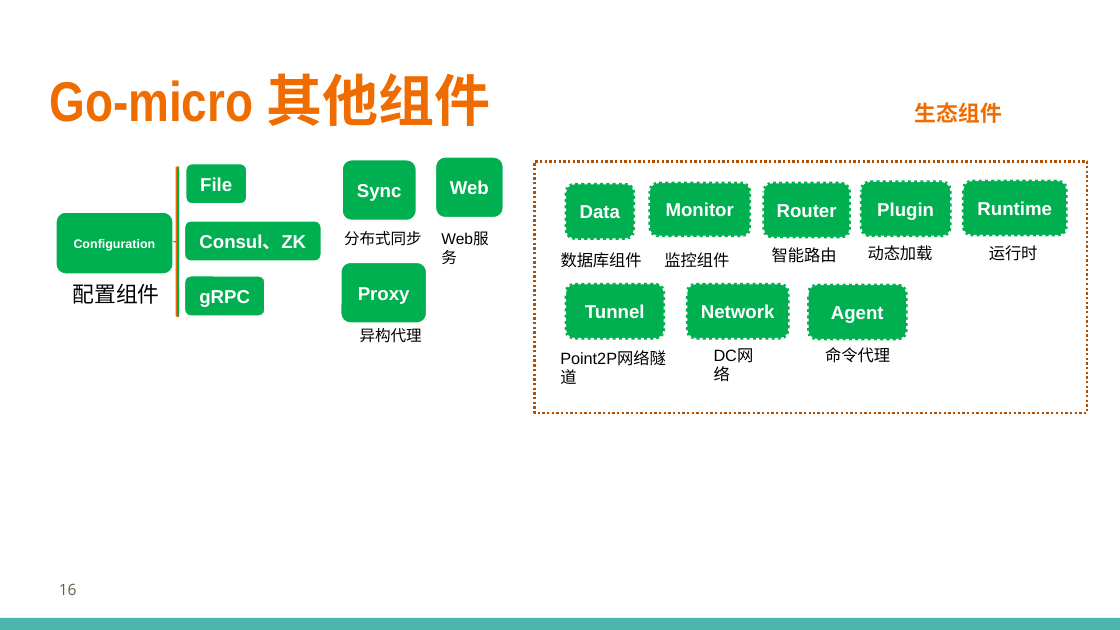
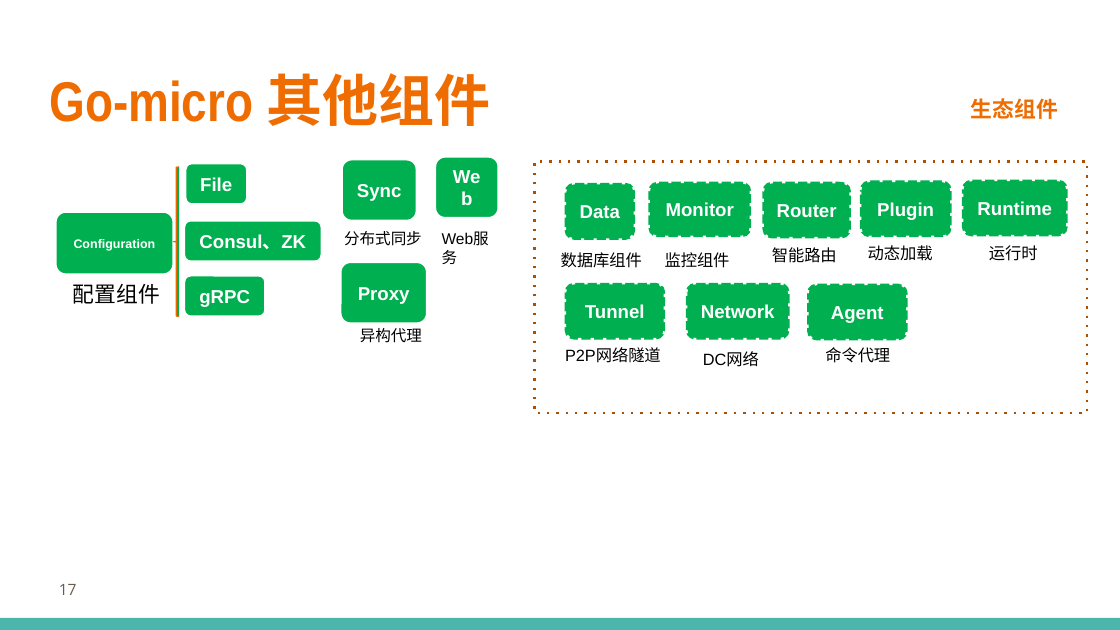
Before and after one commit to printfcoder/stack-rpc-tutorials, a slide deck: slide 17 of others/share/learning-go/【第一期】Go-Micro框架设计.pptx (slide 16 before the commit). Drawn at 1120x630 pixels with LibreOffice and Linux fonts; fonts in the diff are those of the drawing; background and template pictures are left out. Boxes give left, top, right and bottom in pixels: in the first picture for what was removed or moved away, otherwise in the second. Text is boxed around its words. In the diff, an @@ line names an element or a change of style, - is before the commit and + after.

```diff
--- a/others/share/learning-go/【第一期】Go-Micro框架设计.pptx
+++ b/others/share/learning-go/【第一期】Go-Micro框架设计.pptx
@@ text "生态组件": place and size @@
-text "生态组件" at (915, 102, 1002, 123)
+text "生态组件" at (971, 98, 1058, 119)
@@ proportions changed in 9 elements at (564, 183, 635, 240), (648, 181, 752, 237), (860, 180, 952, 237), (763, 181, 851, 239), (962, 179, 1067, 236), (564, 283, 665, 340), (685, 283, 790, 340), (808, 283, 908, 340), (435, 156, 498, 218) @@
@@ rounded rectangle "Web": place and size @@
-rounded rectangle "Web" at (435, 156, 504, 218)
+rounded rectangle "Web" at (435, 156, 498, 218)
@@ rectangle at (534, 161, 1086, 412): outline #B15000 1.5 pt dashed to #AE4E00 1.5 pt dashed @@
@@ text removed at (549, 343, 689, 374) @@
-Point2P网络隧道
@@ text added at (565, 348, 661, 363), 10.5 pt, text #000000 @@
+P2P网络隧道
@@ text "DC网络" rewrapped from (702, 339, 777, 371) to (703, 352, 759, 367) @@
@@ page number at (59, 584, 77, 595): text changed @@
-16
+17
```
Also in this commit, not shown: 23 other slides changed, 1 slide added, 1 slide removed, 1 other file.
